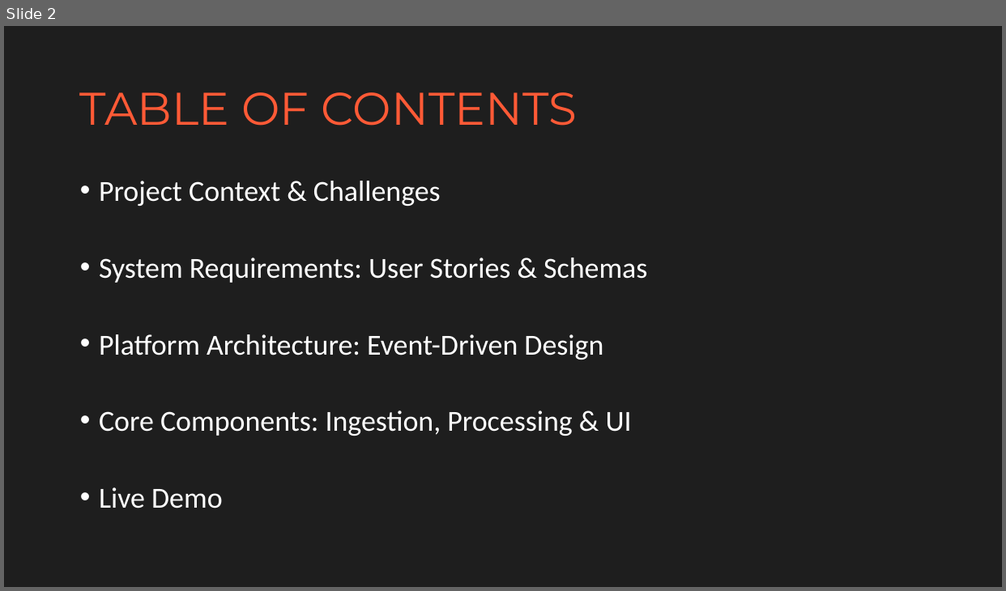
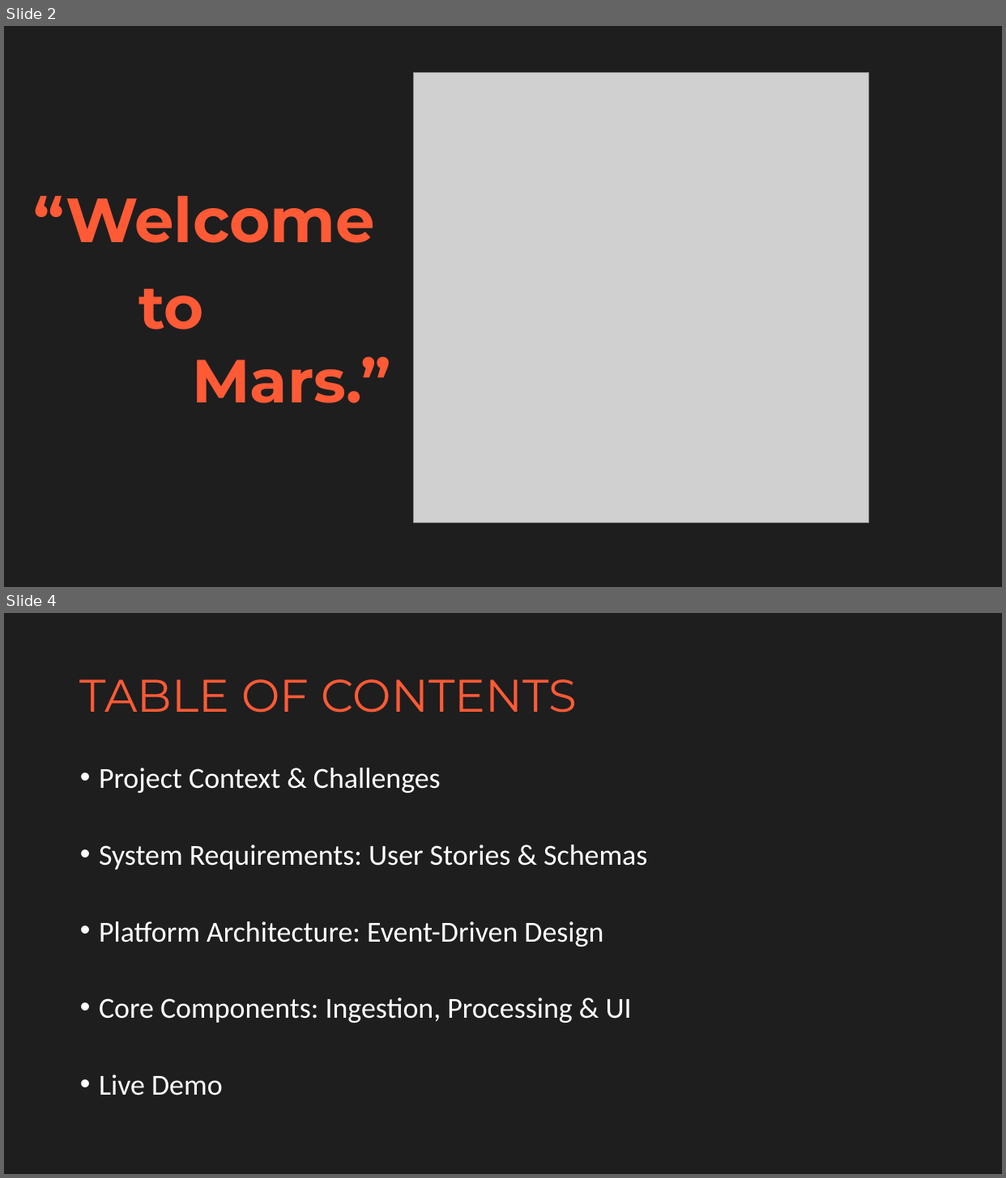
Before and after one commit to abdulkader2230150-creator/2230150_promptEngineers, a slide deck: booklets/presentation_MARS.pptx. Shown one above the other, each under a label of ours: slide 2 before the commit, slides 2 and 4 after it; the slides between them are not shown. The pictures are 1006x591 and 1006x1178 pixels, drawn with LibreOffice and Linux fonts; fonts in the diff are those of the drawing; grey boxes stand for pictures. Boxes give left, top, right and bottom in pixels: in the first picture for what was removed or moved away, otherwise in the second. Text is boxed around its words. In the diff, an @@ line names an element or a change of style, - is before the commit and + after.

```diff
--- a/booklets/presentation_MARS.pptx
+++ b/booklets/presentation_MARS.pptx
@@ slide 2 added at bbox=[4, 26, 1002, 587], background #1E1E1E @@
@@ picture added at bbox=[414, 72, 869, 523] @@
@@ title added at bbox=[34, 196, 375, 243], 60 pt, text #FF5A36, bold @@
+“Welcome
@@ text added at bbox=[138, 288, 204, 330], 58.5 pt, text #FF5A36, bold @@
+to
@@ text added at bbox=[192, 356, 391, 403], 58.5 pt, text #FF5A36, bold @@
+Mars.”
@@ what was slide 2 is now slide 4 @@
```
Also in this commit, not shown: 3 slides changed, 6 other slides added, 2 slides removed.
